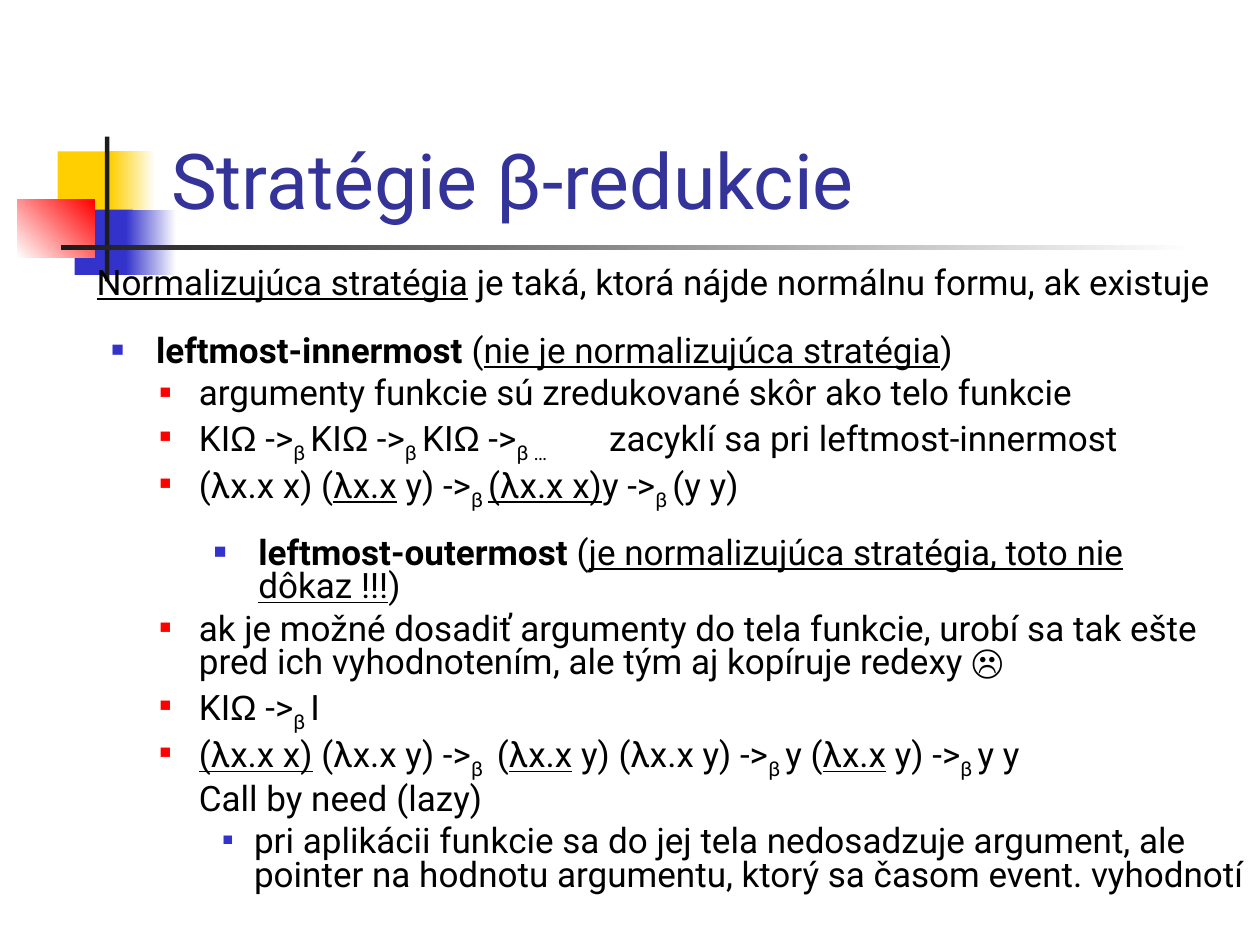
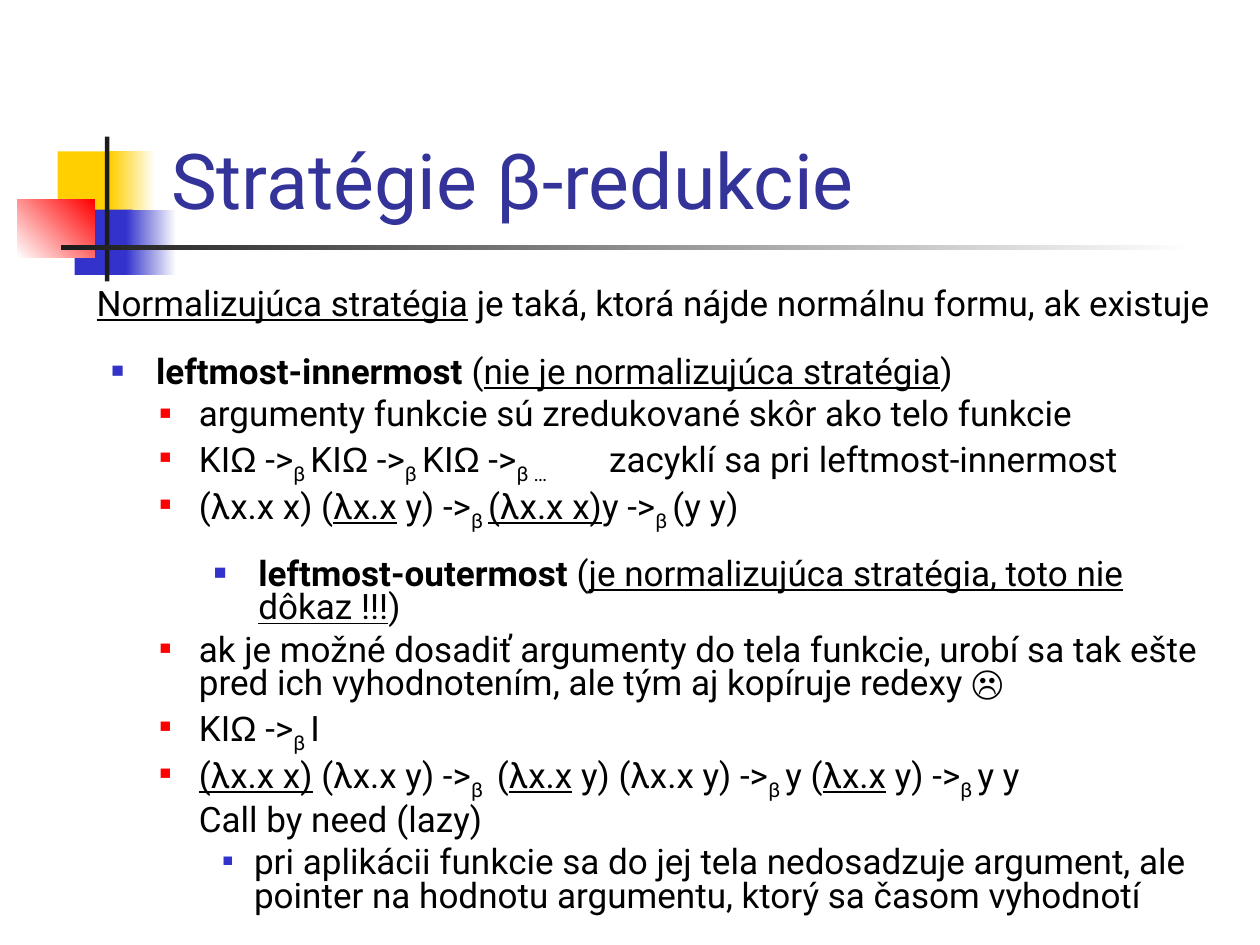
Before and after one commit to Funkcionalne/Prednasky, a slide deck: slide 14 of 06/06_fpro.ppt. Drawn at 1260x945 pixels with LibreOffice and Linux fonts; fonts in the diff are those of the drawing. Boxes give left, top, right and bottom in pixels: in the first picture for what was removed or moved away, otherwise in the second. Text is boxed around its words. In the diff, an @@ line names an element or a change of style, - is before the commit and + after.

```diff
--- a/06/06_fpro.ppt
+++ b/06/06_fpro.ppt
@@ text "Normalizujúca stratégia je taká, ktorá ...": place and size @@
-text "Normalizujúca stratégia je taká, ktorá ..." at <box>97,263,1243,895</box>
+text "Normalizujúca stratégia je taká, ktorá ..." at <box>97,289,1209,916</box>
@@ text at <box>254,847,1185,916</box>: text changed @@
-    ■ pri aplikácii funkcie sa do jej tela nedosadzuje argument, ale pointer na hodnotu argumentu, ktorý sa časom event. vyhodnotí
+    ■ pri aplikácii funkcie sa do jej tela nedosadzuje argument, ale pointer na hodnotu argumentu, ktorý sa časom vyhodnotí
```
Also in this commit, not shown: 8 other slides changed, 3 slides added, 1 other file.
